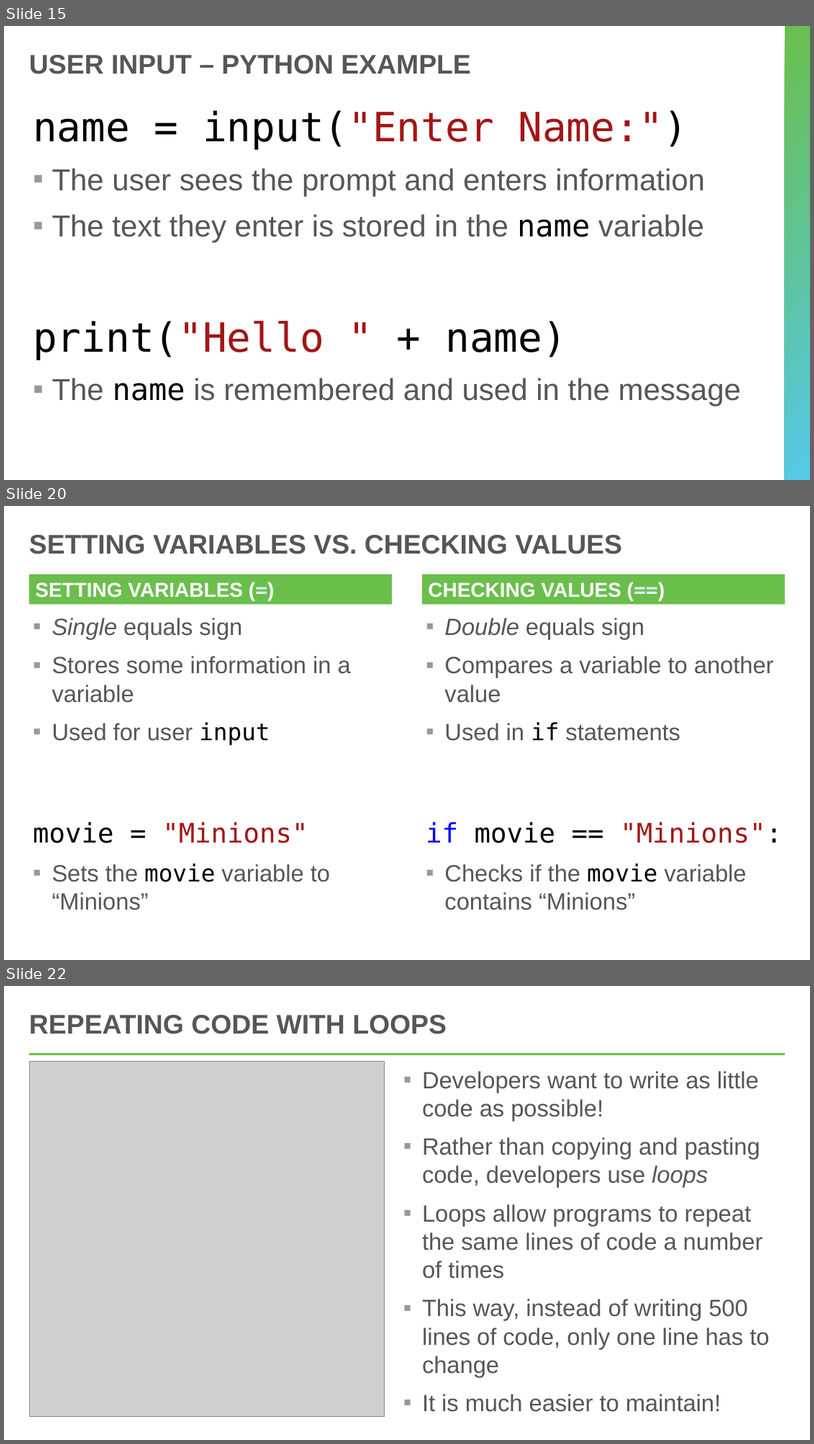
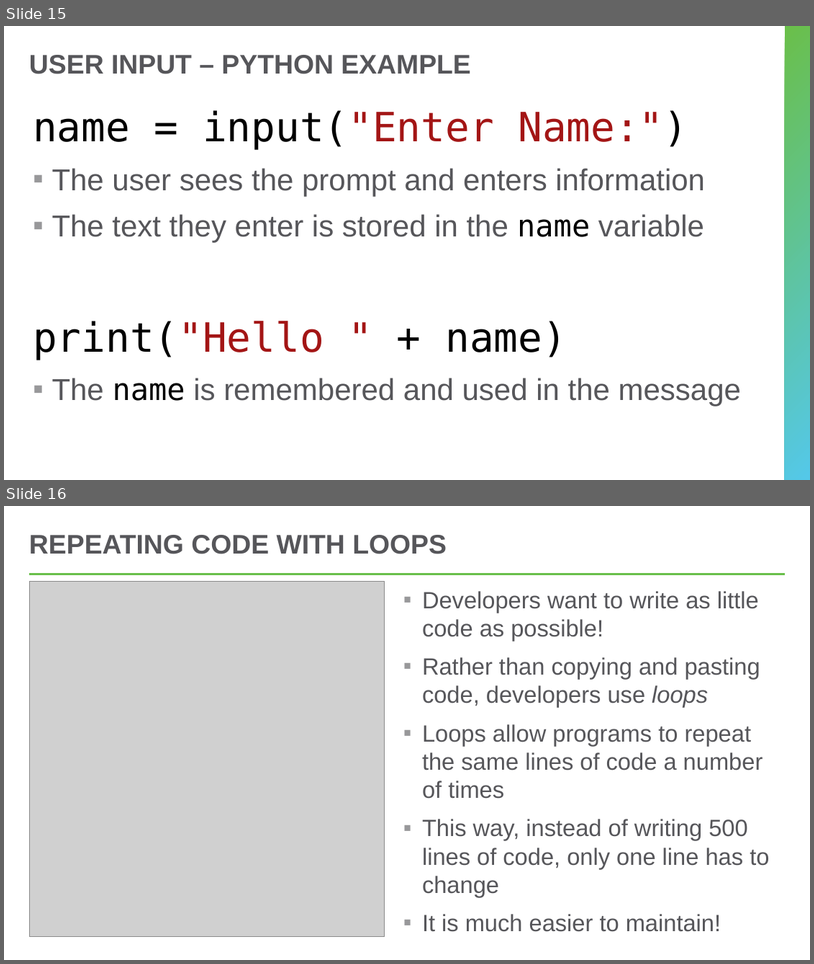
Before and after one commit to hylandtechoutreach/python-camp, a slide deck: ProgrammingWithPythonVirtual.pptx. Shown one above the other, each under a label of ours: slides 15, 20 and 22 before the commit, slides 15 and 16 after it; the slides between them are not shown. The pictures are 814x1444 and 814x964 pixels, drawn with LibreOffice and Linux fonts; fonts in the diff are those of the drawing; grey boxes stand for pictures. Boxes give left, top, right and bottom in pixels: in the first picture for what was removed or moved away, otherwise in the second. Text is boxed around its words. In the diff, an @@ line names an element or a change of style, - is before the commit and + after.

```diff
--- a/ProgrammingWithPythonVirtual.pptx
+++ b/ProgrammingWithPythonVirtual.pptx
@@ slide 20 removed at box(4, 506, 810, 960), background #FFFFFF @@
@@ title removed at box(29, 535, 622, 554) @@
-SETTING VARIABLES VS. CHECKING VALUES
@@ text removed at box(29, 574, 392, 605) @@
-SETTING VARIABLES (=)
@@ text removed at box(422, 574, 786, 605) @@
-CHECKING VALUES (==)
@@ text removed at box(33, 618, 351, 910) @@
-▪ Single equals sign
-▪ Stores some information in a variable
-▪ Used for user input
-movie = "Minions"
-▪ Sets the movie variable to “Minions”
@@ text removed at box(426, 618, 782, 910) @@
-▪ Double equals sign
-▪ Compares a variable to another value
-▪ Used in if statements
-if movie == "Minions":
-▪ Checks if the movie variable contains “Minions”
@@ what was slide 22 is now slide 16 @@
```
Also in this commit, not shown: 1 slide changed, 7 other slides removed, 1 other file.
